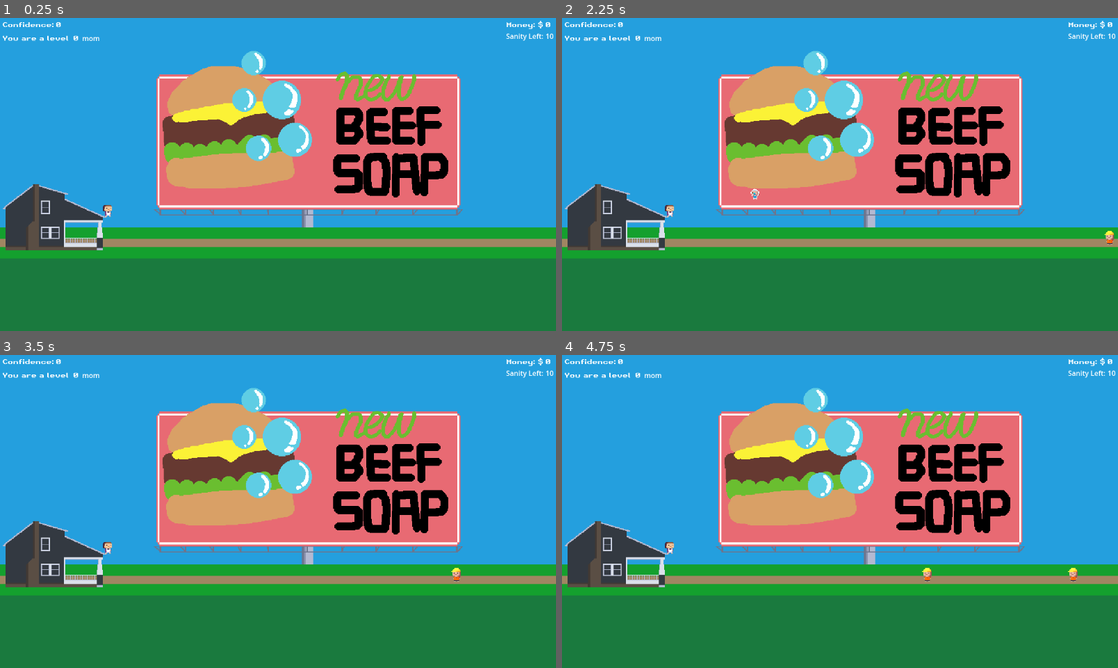
Above: before the commit, frames 1-4 (two rows, left to right).
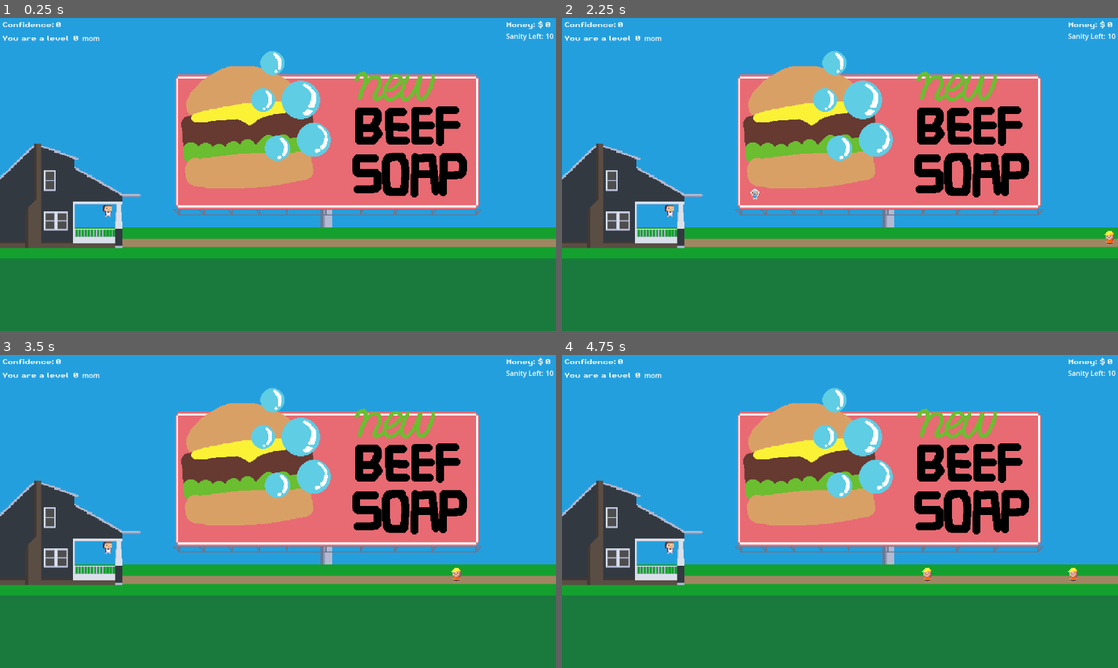
Above: after the commit, the same moments.

Repository: HypotheticalWhale/BabyThrowingSim
Game: Godot game, scene res://Scenes/Main.tscn
The game is run twice, just before and just after one commit, with the same random seed, the same clock (stepped at 60 frames per second) and the same inputs.
Inputs (mouse positions are in pixels of both pictures, inside the frame that each line leads up to):
- Up to frame 1 (0.25 s): no input
- Up to frame 2 (2.25 s): tap Enter at 0.5 s; move the mouse to (962, 158) at 0.52 s; hold Space (shoot) 0.53-1.28 s; move the mouse to (728, 190) at 1.27 s; tap Space (shoot) at 1.35, 2 s; move the mouse to (895, 105) at 2.02 s; hold Space (shoot) from 2.03 s (still down)
- Up to frame 3 (3.5 s): move the mouse to (250, 574) at 2.77 s; release Space (shoot) at 2.78 s; tap Space (shoot) at 2.85 s
- Up to frame 4 (4.75 s): move the mouse to (1006, 558) at 3.52 s; hold Space (shoot) 3.53-4.28 s; move the mouse to (673, 464) at 4.27 s; tap Space (shoot) at 4.35 s

The runs differ from the first frame. In frame 1, 16% of the frame differs, in the area x 0-87%, y 10-75%; in frame 2, 16%; in frame 3, 16%; in frame 4, 16%.

Commit message:
changed porch

Diff:
--- a/Scenes/Main.tscn
+++ b/Scenes/Main.tscn
@@ -17,7 +17,7 @@
 texture = ExtResource("4_h3b1c")
 
 [node name="Billboard" type="Sprite2D" parent="."]
-position = Vector2(460, 158)
+position = Vector2(491, 158)
 texture = ExtResource("3_wfr5g")
 
 [node name="Content" type="Sprite2D" parent="Billboard"]
Binary file added: assets/DamageRack.png
Not shown, added: assets/DamageRack.png.import
Binary file added: assets/PermaDamageButtonNormal.png
Not shown, added: assets/PermaDamageButtonNormal.png.import
Binary file added: assets/PermaDamageButtonPressed.png
Not shown, added: assets/PermaDamageButtonPressed.png.import
Binary file changed: assets/PorchBackground.png
Binary file added: assets/RoomInterior.png
Not shown, added: assets/RoomInterior.png.import
